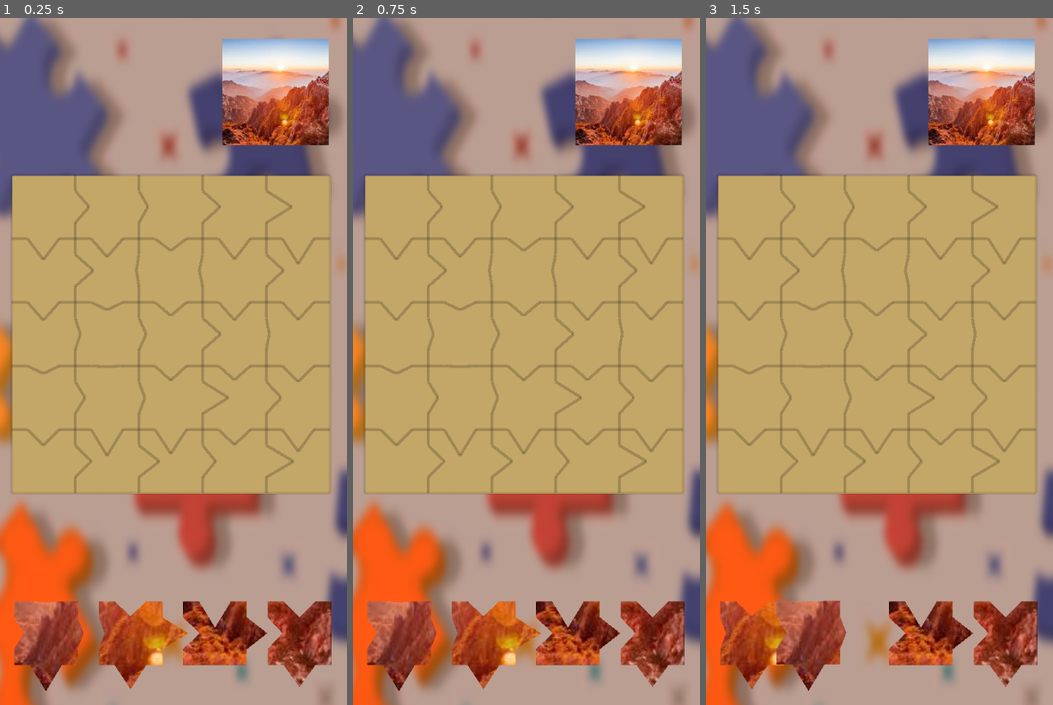
Above: before the commit, frames 1-3 (left to right).
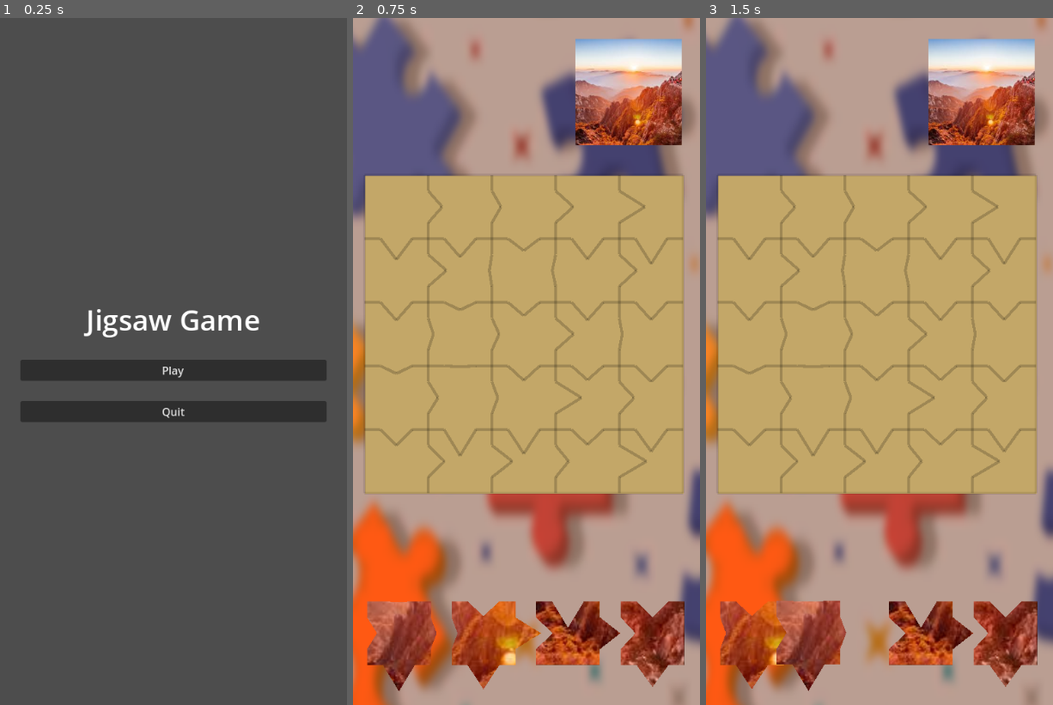
Above: after the commit, the same moments.

Repository: jerichoromano/PUZZLE-CRAZE
Game: Godot game, scene res://scenes/home.tscn
The game is run twice, just before and just after one commit, with the same random seed, the same clock (stepped at 60 frames per second) and the same inputs. Before the commit the project starts from res://scenes/Main.tscn. The engine's default icon, where the game draws it, is replaced by a stand-in: a white triangle on a blue panel in a dark square.
Inputs (mouse positions are in pixels of both pictures, inside the frame that each line leads up to):
- Up to frame 1 (0.25 s): no input
- Up to frame 2 (0.75 s): click (526, 368) at 0.5 s, where only the run after the commit has a clickable "Play"
- Up to frame 3 (1.5 s): tap Enter at 1.25 s; drag from (751, 636) to (921, 636) at 1.27 s

The runs differ from the first frame. In frame 1, 100% of the frame differs, in the area x 0-100%, y 0-100%; in frame 2, nothing differs; in frame 3, nothing differs.

Commit message:
'updates'

Diff:
--- /dev/null
+++ b/home.gd
@@ -0,0 +1,9 @@
+extends Control
+
+func _on_play_pressed() -> void:
+	get_tree().change_scene_to_file("res://scenes/Main.tscn")
+	pass # Replace with function body.
+
+func _on_quit_pressed() -> void:
+	get_tree().quit()
+	pass # Replace with function body.
--- a/project.godot
+++ b/project.godot
@@ -11,7 +11,7 @@
 [application]
 
 config/name="gigsaw"
-run/main_scene="res://scenes/Main.tscn"
+run/main_scene="res://scenes/home.tscn"
 config/features=PackedStringArray("4.3", "Forward Plus")
 config/icon="res://icon.svg"
 
--- /dev/null
+++ b/scenes/gameOver.tscn
@@ -0,0 +1,49 @@
+[gd_scene load_steps=2 format=3 uid="uid://dwesury7n1g4w"]
+
+[ext_resource type="Script" path="res://scenes/game_over.gd" id="1_wu6sw"]
+
+[node name="Control" type="Control"]
+layout_mode = 3
+anchors_preset = 15
+anchor_right = 1.0
+anchor_bottom = 1.0
+grow_horizontal = 2
+grow_vertical = 2
+script = ExtResource("1_wu6sw")
+
+[node name="MarginContainer" type="MarginContainer" parent="."]
+layout_mode = 1
+anchors_preset = 15
+anchor_right = 1.0
+anchor_bottom = 1.0
+grow_horizontal = 2
+grow_vertical = 2
+theme_override_constants/margin_left = 30
+theme_override_constants/margin_top = 30
+theme_override_constants/margin_right = 30
+theme_override_constants/margin_bottom = 30
+
+[node name="VBoxContainer" type="VBoxContainer" parent="MarginContainer"]
+layout_mode = 2
+size_flags_vertical = 4
+theme_override_constants/separation = 30
+alignment = 1
+
+[node name="Label" type="Label" parent="MarginContainer/VBoxContainer"]
+layout_mode = 2
+theme_override_font_sizes/font_size = 42
+text = "Game Over"
+horizontal_alignment = 1
+vertical_alignment = 1
+
+[node name="Play" type="Button" parent="MarginContainer/VBoxContainer"]
+layout_mode = 2
+text = "Retry"
+
+[node name="Quit" type="Button" parent="MarginContainer/VBoxContainer"]
+layout_mode = 2
+text = "Exit
+"
+
+[connection signal="pressed" from="MarginContainer/VBoxContainer/Play" to="." method="_on_play_pressed"]
+[connection signal="pressed" from="MarginContainer/VBoxContainer/Quit" to="." method="_on_quit_pressed"]
--- /dev/null
+++ b/scenes/game_over.gd
@@ -0,0 +1,11 @@
+extends Control
+
+
+func _on_play_pressed() -> void:
+	get_tree().change_scene_to_file("res://scenes/Main.tscn")
+	pass # Replace with function body.
+
+
+func _on_quit_pressed() -> void:
+	get_tree().change_scene_to_file("res://scenes/home.tscn")
+	pass # Replace with function body.
--- /dev/null
+++ b/scenes/home.tscn
@@ -0,0 +1,48 @@
+[gd_scene load_steps=2 format=3 uid="uid://mrpfkxxibrx"]
+
+[ext_resource type="Script" path="res://home.gd" id="1_dmcer"]
+
+[node name="home" type="Control"]
+layout_mode = 3
+anchors_preset = 15
+anchor_right = 1.0
+anchor_bottom = 1.0
+grow_horizontal = 2
+grow_vertical = 2
+script = ExtResource("1_dmcer")
+
+[node name="MarginContainer" type="MarginContainer" parent="."]
+layout_mode = 1
+anchors_preset = 15
+anchor_right = 1.0
+anchor_bottom = 1.0
+grow_horizontal = 2
+grow_vertical = 2
+theme_override_constants/margin_left = 30
+theme_override_constants/margin_top = 30
+theme_override_constants/margin_right = 30
+theme_override_constants/margin_bottom = 30
+
+[node name="VBoxContainer" type="VBoxContainer" parent="MarginContainer"]
+layout_mode = 2
+size_flags_vertical = 4
+theme_override_constants/separation = 30
+alignment = 1
+
+[node name="Label" type="Label" parent="MarginContainer/VBoxContainer"]
+layout_mode = 2
+theme_override_font_sizes/font_size = 42
+text = "Jigsaw Game"
+horizontal_alignment = 1
+vertical_alignment = 1
+
+[node name="Play" type="Button" parent="MarginContainer/VBoxContainer"]
+layout_mode = 2
+text = "Play"
+
+[node name="Quit" type="Button" parent="MarginContainer/VBoxContainer"]
+layout_mode = 2
+text = "Quit"
+
+[connection signal="pressed" from="MarginContainer/VBoxContainer/Play" to="." method="_on_play_pressed"]
+[connection signal="pressed" from="MarginContainer/VBoxContainer/Quit" to="." method="_on_quit_pressed"]
--- a/scenes/peice.gd
+++ b/scenes/peice.gd
@@ -41,6 +41,7 @@
 		self.queue_free()
 
 
+
 func _on_bound_area_entered(area: Area2D) -> void:
 	var parent = area.get_parent().get_parent()
 	if(parent.name != 'Peices'): return
--- a/scenes/peices.gd
+++ b/scenes/peices.gd
@@ -64,7 +64,11 @@
 	else:
 		apply_momentum(delta)
 
+	for piece in pieces:
+		if is_instance_valid(piece):
+			return
 
+	get_tree().change_scene_to_file("res://scenes/gameOver.tscn")
 
 func handle_drag():
 	var mouse_x = get_global_mouse_position().x
